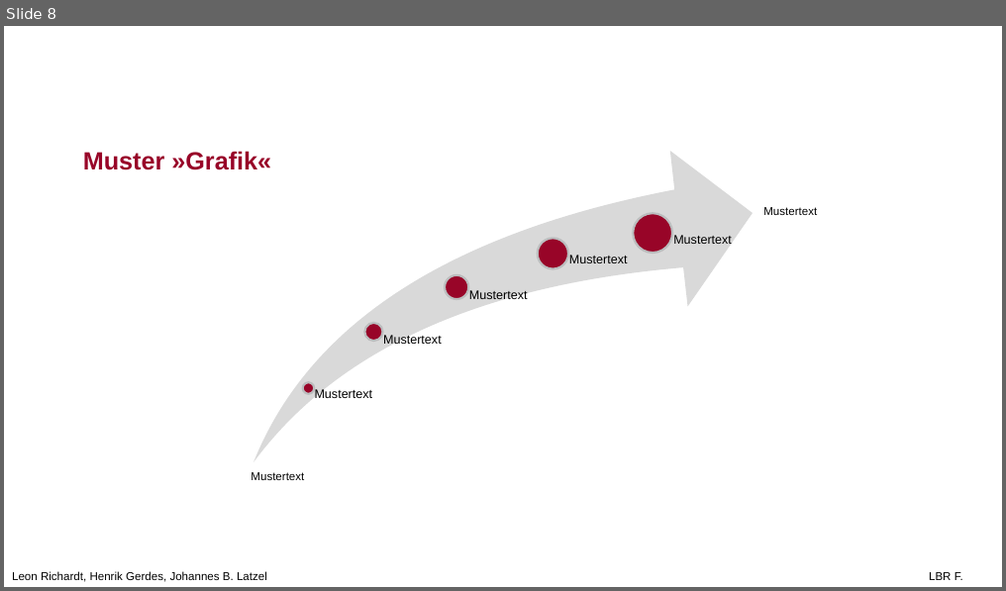
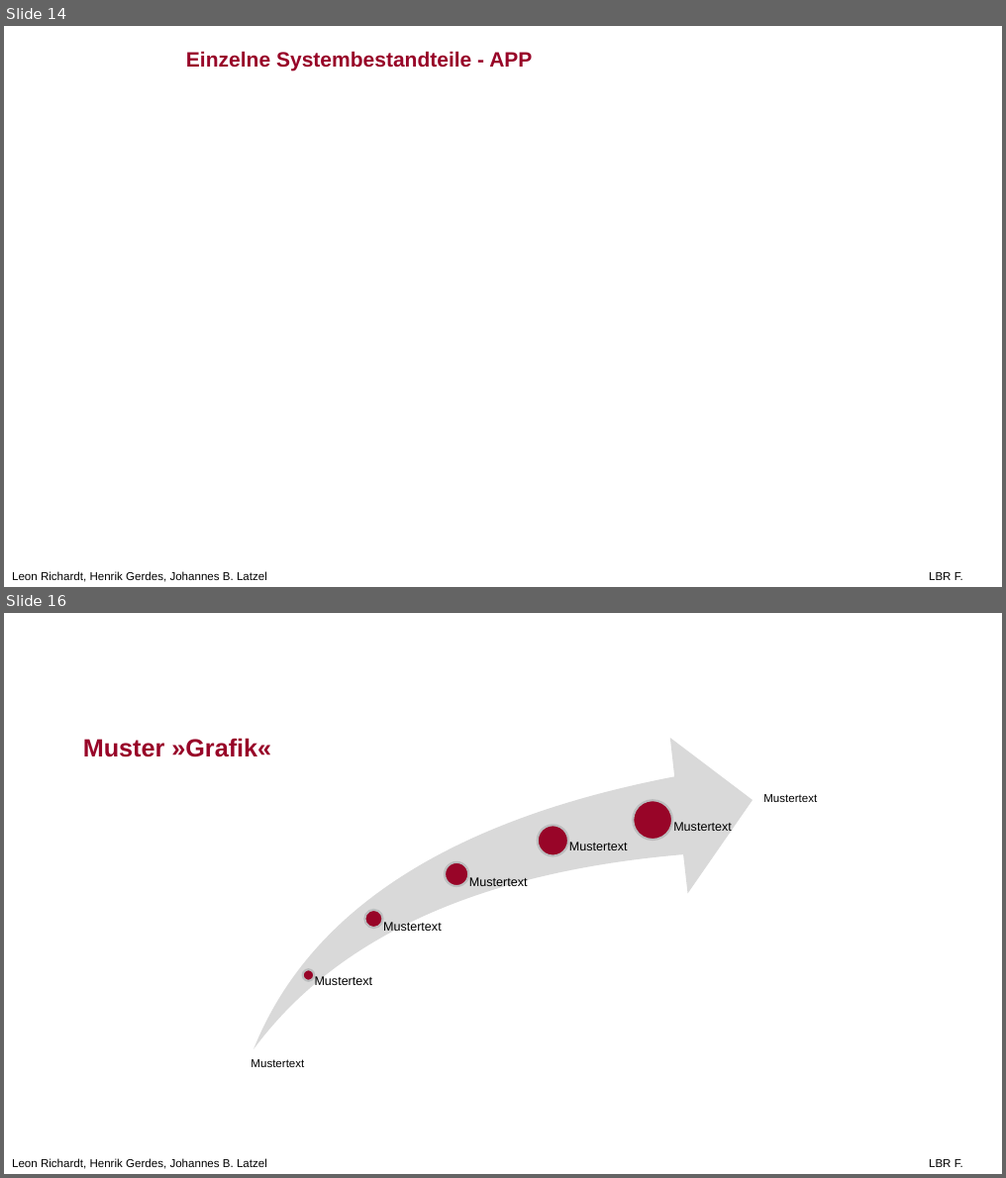
Before and after one commit to leon-richardt/location-based-recommendations, a slide deck: Presentations/LBR PP.pptx. Shown one above the other, each under a label of ours: slide 8 before the commit, slides 14 and 16 after it; the slides between them are not shown. The pictures are 1006x591 and 1006x1178 pixels, drawn with LibreOffice and Linux fonts; fonts in the diff are those of the drawing; background and template pictures are left out. Boxes give left, top, right and bottom in pixels: in the first picture for what was removed or moved away, otherwise in the second. Text is boxed around its words. In the diff, an @@ line names an element or a change of style, - is before the commit and + after.

```diff
--- a/Presentations/LBR PP.pptx
+++ b/Presentations/LBR PP.pptx
@@ slide 14 added at bbox=[4, 26, 1002, 587], background #FFFFFF; not listed: 2 template elements that a slide beside it also shows @@
@@ text added at bbox=[186, 51, 532, 72], 20 pt, text #980528, bold @@
+Einzelne Systembestandteile - APP
@@ what was slide 8 is now slide 16 @@
```
Also in this commit, not shown: 5 slides changed, 8 other slides added, 1 slide removed.
